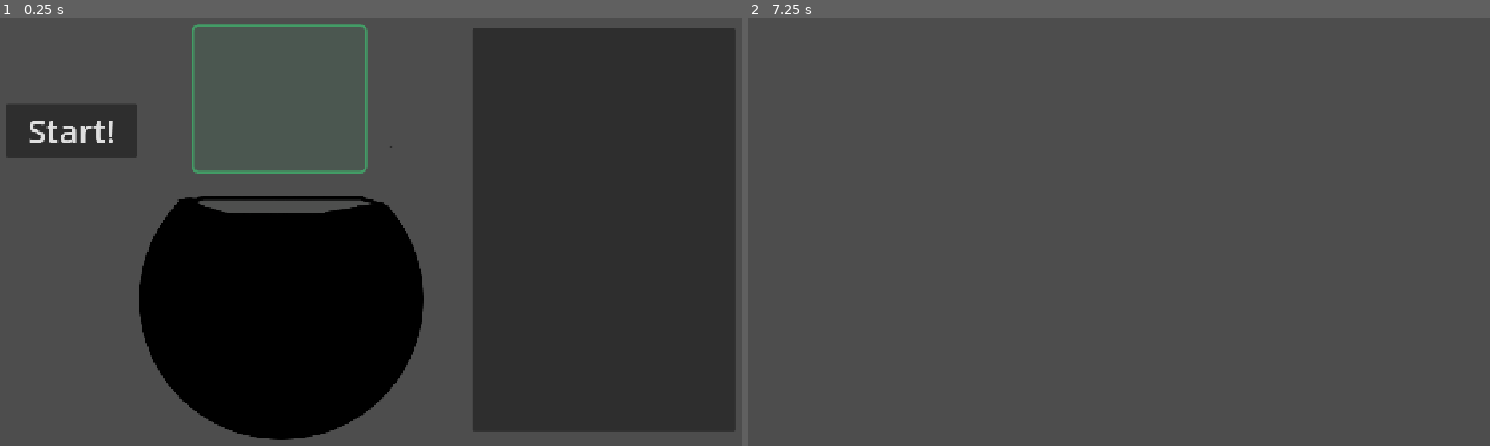
Above: before the commit, frames 1-2 (left to right).
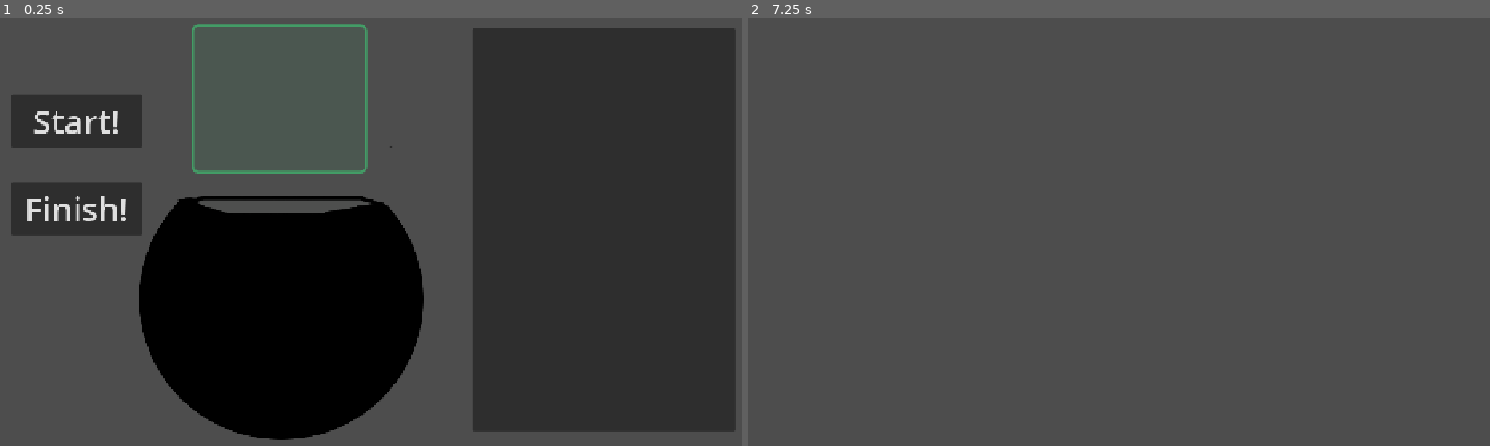
Above: after the commit, the same moments.

Repository: tabew/Project_YongXian
Game: Godot game, scene res://tests/test.tscn
The game is run twice, just before and just after one commit, with the same random seed, the same clock (stepped at 60 frames per second) and the same inputs. This scene is started directly instead of the project's main scene.
Inputs (mouse positions are in pixels of both pictures, inside the frame that each line leads up to):
- Up to frame 1 (0.25 s): no input
- Up to frame 2 (7.25 s): click (822, 210) at 0.5 s, where only the run after the commit has a clickable "Finish!"; click "Start!" at 1.25 s; click "Start!" at 2 s; click (1349, 232) at 2.75 s; tap Enter at 3.5, 5, 6.5 s; move the mouse to (1297, 210) at 3.52 s; hold D (move_right) 3.53-4.25 s; hold E (pickup_item) 3.53-4.25 s; click (1297, 210) at 3.67 s; tap Space at 4.25, 5.75 s; drag from (955, 253) to (1081, 321) at 4.27 s; move the mouse to (1200, 133) at 5.02 s; hold D (move_right) 5.03-5.75 s; hold Q (cycle_weapon) 5.03-5.75 s; click (1200, 133) at 5.17 s; tap E (pickup_item) at 5.3, 6.8 s; drag from (1081, 321) to (881, 163) at 5.77 s; move the mouse to (1356, 300) at 6.52 s; hold A (move_left) from 6.53 s (still down); hold R (regenerate_world) from 6.53 s (still down); click (1356, 300) at 6.67 s; tap B (alchemy_menu) at 7.15 s

The runs differ from the first frame. In frame 1, 3.5% of the frame differs, in the area x 0-20%, y 17-51%; in frame 2, nothing differs.
Error in both runs: Invalid access to property or key 'inventory' on a base object of type 'null instance'. (res://scripts/ui/inventory/bag_ui.gd:22)

Commit message:
炼金系统完成

Diff:
--- a/autoloads/item_list.gd
+++ b/autoloads/item_list.gd
@@ -2,9 +2,6 @@
 
 ##材料注册表
 ##id -> 模板资源。其它脚本要造材料实例时走这里，不要各自 new。
-##结构仿照 alchemical_attribute_list.gd：物品种类一律用 id 判断。
-
-
 
 ##模板清单
 #用资源引用(preload)而不是字符串路径：字符串路径不被导出器跟踪，
@@ -12,24 +9,33 @@
 	preload("res://resources/items/ingredients/herb.tres"),
 	preload("res://resources/items/ingredients/testherb.tres"),
 	preload("res://resources/items/ingredients/stone.tres"),
-	preload("res://resources/items/ingredients/stick.tres")
+	preload("res://resources/items/ingredients/stick.tres"),
+
+	#药水模板始终保持在最后一个
+	preload("res://resources/items/potions/potion_model.tres")
 ]
 
 ##id -> 模板
 var table: Dictionary[int, ItemData] = {}
 
+const POTION_ID_STRAT:int = 300
 
 func _ready() -> void:
 	_build_table()
 
 ##是否注册过该id
 func has_template(id: int) -> bool:
+	if id>=POTION_ID_STRAT:
+		return true
 
 	return table.has(id)
 
 
 ##取模板
 func get_template(id: int) -> ItemData:
+
+	if id >=POTION_ID_STRAT:
+		return table[POTION_ID_STRAT]
 
 	if !table.has(id):
 		push_warning("ItemList: 物品id %d 未注册" % id)
--- a/project.godot
+++ b/project.godot
@@ -80,11 +80,6 @@
 , Object(InputEventKey,"resource_local_to_scene":false,"resource_name":"","device":-1,"window_id":0,"alt_pressed":false …(186 unchanged characters)…
 ]
 }
-pickup_item={
-"deadzone": 0.5,
-"events": [Object(InputEventKey,"resource_local_to_scene":false,"resource_name":"","device":-1,"window_id":0,"alt_pressed":false,"shift_pressed":false,"ctrl_pressed":false,"meta_pressed":false,"pressed":false,"keycode":0,"physical_keycode":69,"key_label":0,"unicode":101,"location":0,"echo":false,"script":null)
-]
-}
 regenerate_world={
 "deadzone": 0.5,
 "events": [Object(InputEventKey,"resource_local_to_scene":false,"resource_name":"","device":-1,"window_id":0,"alt_press …(192 unchanged characters)…
@@ -115,6 +110,11 @@
 "events": [Object(InputEventKey,"resource_local_to_scene":false,"resource_name":"","device":-1,"window_id":0,"alt_press …(191 unchanged characters)…
 ]
 }
+pickup_item={
+"deadzone": 0.5,
+"events": [Object(InputEventKey,"resource_local_to_scene":false,"resource_name":"","device":-1,"window_id":0,"alt_pressed":false,"shift_pressed":false,"ctrl_pressed":false,"meta_pressed":false,"pressed":false,"keycode":0,"physical_keycode":69,"key_label":0,"unicode":101,"location":0,"echo":false,"script":null)
+]
+}
 
 [layer_names]
 
--- a/resources/items/ingredients/stick.tres
+++ b/resources/items/ingredients/stick.tres
@@ -1,15 +1,15 @@
-[gd_resource type="Resource" script_class="IngredientData" load_steps=5 format=3]
+[gd_resource type="Resource" script_class="IngredientData" format=3 uid="uid://d3tftbwgj0hti"]
 
-[ext_resource type="Script" path="res://scripts/items/ingredients/ingredient_data.gd" id="1_data"]
-[ext_resource type="Script" path="res://scripts/alchemical_attribute/alchemical_data.gd" id="2_attribute"]
+[ext_resource type="Script" uid="uid://64jcv2bm81fk" path="res://scripts/items/ingredients/ingredient_data.gd" id="1_data"]
+[ext_resource type="Script" uid="uid://3m2ygi7m8l3t" path="res://scripts/alchemical_attribute/alchemical_data.gd" id="2_attribute"]
+[ext_resource type="Script" uid="uid://dm386uaepk31s" path="res://scripts/physical_attribute/physical_data.gd" id="3_38tcd"]
 [ext_resource type="Resource" path="res://resources/alchemical_attribute/woody.tres" id="3_woody"]
-[ext_resource type="Texture2D" path="res://assets/items/ingredients/stick.png" id="4_icon"]
+[ext_resource type="Texture2D" uid="uid://dqo4mb8xwwoy7" path="res://assets/items/ingredients/stick.png" id="4_icon"]
 
 [resource]
 script = ExtResource("1_data")
 id = 3
 name = "木棍"
 texture = ExtResource("4_icon")
-max_stack = 999
 alchemical_attribute = Array[ExtResource("2_attribute")]([ExtResource("3_woody")])
-item_scene_path = "res://scenes/items/ingredients/stick.tscn"
+item_scene_path = "uid://2jins0go35b2"
--- /dev/null
+++ b/resources/items/potions/potion_model.tres
@@ -0,0 +1,15 @@
+[gd_resource type="Resource" script_class="PotionData" format=3 uid="uid://smgvnaxdv4t0"]
+
+[ext_resource type="Script" uid="uid://3m2ygi7m8l3t" path="res://scripts/alchemical_attribute/alchemical_data.gd" id="1_n78tq"]
+[ext_resource type="Script" uid="uid://dm386uaepk31s" path="res://scripts/physical_attribute/physical_data.gd" id="2_5tjeu"]
+[ext_resource type="Script" uid="uid://bo7jexboonb66" path="res://scripts/items/potions/potion_data.gd" id="3_2y2yk"]
+[ext_resource type="Texture2D" uid="uid://dvka76ih52ueg" path="res://assets/items/potions/potion_default.png" id="4_potion"]
+
+[resource]
+script = ExtResource("3_2y2yk")
+id = 300
+name = "药水"
+texture = ExtResource("4_potion")
+max_stack = 1
+item_scene_path = "uid://b3pw5ub0dbcpo"
+metadata/_custom_type_script = "uid://bo7jexboonb66"
--- a/scenes/alchemy/alchemy.tscn
+++ b/scenes/alchemy/alchemy.tscn
@@ -28,13 +28,23 @@
 [node name="Cauldon" parent="." unique_id=1136608732 instance=ExtResource("1_0gm81")]
 position = Vector2(492, 454)
 
-[node name="Button" type="Button" parent="Cauldon" unique_id=1883543845]
-offset_left = -436.0
-offset_top = -297.0
-offset_right = -226.0
-offset_bottom = -212.0
+[node name="Start" type="Button" parent="Cauldon" unique_id=1883543845]
+offset_left = -428.0
+offset_top = -312.0
+offset_right = -218.0
+offset_bottom = -227.0
+tooltip_text = "开始反应"
 theme_override_font_sizes/font_size = 53
 text = "Start!"
+
+[node name="Finish" type="Button" parent="Cauldon" unique_id=2036524929]
+offset_left = -428.0
+offset_top = -172.0
+offset_right = -218.0
+offset_bottom = -87.0
+tooltip_text = "把锅里反应完的属性装成一瓶药水，放进背包"
+theme_override_font_sizes/font_size = 53
+text = "Finish!"
 
 [node name="AttributesText" parent="Cauldon" unique_id=326303259 instance=ExtResource("2_p2eye")]
 offset_left = -129.0
@@ -71,4 +81,5 @@
 offset_bottom = 681.0
 scale = Vector2(1, 1)
 
-[connection signal="button_up" from="Cauldon/Button" to="Cauldon" method="start_transform"]
+[connection signal="button_up" from="Cauldon/Start" to="Cauldon" method="start_transform"]
+[connection signal="button_up" from="Cauldon/Finish" to="Cauldon" method="finish_transform"]
--- a/scenes/game/game_world.tscn
+++ b/scenes/game/game_world.tscn
@@ -32,13 +32,13 @@
 
 [node name="HUD" parent="GameHUD" unique_id=330524913 instance=ExtResource("4_hud")]
 
+[node name="BottomBagUi" parent="GameHUD" unique_id=69592941 node_paths=PackedStringArray("player") instance=ExtResource("12_nms8r")]
+mouse_filter = 2
+player = NodePath("../../Player")
+
 [node name="BagUi" parent="GameHUD" unique_id=258613748 node_paths=PackedStringArray("player") instance=ExtResource("7_jmprd")]
 visible = false
 player = NodePath("../../Player")
 
 [node name="Alchemy" parent="GameHUD" unique_id=389668861 instance=ExtResource("8_lsk7w")]
 visible = false
-
-[node name="BottomBagUi" parent="GameHUD" unique_id=69592941 node_paths=PackedStringArray("player") instance=ExtResource("12_nms8r")]
-mouse_filter = 2
-player = NodePath("../../Player")
--- a/scenes/items/ingredients/herb.tscn
+++ b/scenes/items/ingredients/herb.tscn
@@ -1,23 +1,16 @@
 [gd_scene format=3 uid="uid://dl5eend37uql3"]
 
-[ext_resource type="Script" uid="uid://dlhtygfs4ler1" path="res://scripts/items/ingredients/herb.gd" id="1_3vjeg"]
+[ext_resource type="Script" uid="uid://dn8rwxlqagowl" path="res://scripts/items/ingredients/material_model.gd" id="1_80wqk"]
 [ext_resource type="Texture2D" uid="uid://cpme3kgbjvlf0" path="res://assets/items/ingredients/herb.png" id="1_cnamo"]
 
-[sub_resource type="CircleShape2D" id="CircleShape2D_wp5od"]
-radius = 30.016663
-
 [node name="Herb" type="RigidBody2D" unique_id=38936394]
-script = ExtResource("1_3vjeg")
+script = ExtResource("1_80wqk")
 metadata/_custom_type_script = "uid://h1ccj3m8c6tl"
 
 [node name="Sprite2D" type="Sprite2D" parent="." unique_id=882047740]
+scale = Vector2(0.667, 0.667)
 texture = ExtResource("1_cnamo")
 
 [node name="CollisionPolygon2D" type="CollisionPolygon2D" parent="." unique_id=1857158992]
+scale = Vector2(0.667, 0.667)
 polygon = PackedVector2Array(-38, -15, -29, -25, -4, -2, 12, -24, 29, -34, 37, -27, 13, -1, 13, 29, 4, 35, -12, 11)
-
-[node name="Area2D" type="Area2D" parent="." unique_id=1303590421]
-
-[node name="CollisionShape2D" type="CollisionShape2D" parent="Area2D" unique_id=330164019]
-position = Vector2(0, -5)
-shape = SubResource("CircleShape2D_wp5od")
--- a/scenes/items/ingredients/stick.tscn
+++ b/scenes/items/ingredients/stick.tscn
@@ -1,20 +1,21 @@
-[gd_scene load_steps=5 format=3]
+[gd_scene format=3 uid="uid://2jins0go35b2"]
 
-[ext_resource type="Script" path="res://scripts/items/ingredients/material_model.gd" id="1_model"]
-[ext_resource type="Texture2D" path="res://assets/items/ingredients/stick.png" id="2_icon"]
+[ext_resource type="Script" uid="uid://dn8rwxlqagowl" path="res://scripts/items/ingredients/material_model.gd" id="1_model"]
+[ext_resource type="Texture2D" uid="uid://dqo4mb8xwwoy7" path="res://assets/items/ingredients/stick.png" id="2_icon"]
 [ext_resource type="Resource" path="res://resources/items/ingredients/stick.tres" id="3_data"]
 
 [sub_resource type="ConvexPolygonShape2D" id="Shape_stick"]
 points = PackedVector2Array(-6, 3, 3, -6, 6, -4, -4, 6)
 
-[node name="StickModel" type="RigidBody2D"]
+[node name="StickModel" type="RigidBody2D" unique_id=1849339654]
 texture_filter = 1
-gravity_scale = 1.0
 script = ExtResource("1_model")
 data = ExtResource("3_data")
 
-[node name="Sprite2D" type="Sprite2D" parent="."]
+[node name="Sprite2D" type="Sprite2D" parent="." unique_id=651495407]
+scale = Vector2(3, 3)
 texture = ExtResource("2_icon")
 
-[node name="CollisionShape2D" type="CollisionShape2D" parent="."]
+[node name="CollisionShape2D" type="CollisionShape2D" parent="." unique_id=114865703]
+scale = Vector2(3, 3)
 shape = SubResource("Shape_stick")
--- a/scenes/items/ingredients/stone.tscn
+++ b/scenes/items/ingredients/stone.tscn
@@ -1,20 +1,21 @@
-[gd_scene load_steps=5 format=3]
+[gd_scene format=3 uid="uid://dawtgequ585u0"]
 
-[ext_resource type="Script" path="res://scripts/items/ingredients/material_model.gd" id="1_model"]
-[ext_resource type="Texture2D" path="res://assets/items/ingredients/stone.png" id="2_icon"]
+[ext_resource type="Script" uid="uid://dn8rwxlqagowl" path="res://scripts/items/ingredients/material_model.gd" id="1_model"]
+[ext_resource type="Texture2D" uid="uid://bka18jvrf0wa8" path="res://assets/items/ingredients/stone.png" id="2_icon"]
 [ext_resource type="Resource" path="res://resources/items/ingredients/stone.tres" id="3_data"]
 
 [sub_resource type="ConvexPolygonShape2D" id="Shape_stone"]
 points = PackedVector2Array(-6, -1, -3, -6, 2, -6, 6, -2, 6, 3, 2, 5, -5, 4)
 
-[node name="StoneModel" type="RigidBody2D"]
+[node name="StoneModel" type="RigidBody2D" unique_id=1265288621]
 texture_filter = 1
-gravity_scale = 1.0
 script = ExtResource("1_model")
 data = ExtResource("3_data")
 
-[node name="Sprite2D" type="Sprite2D" parent="."]
+[node name="Sprite2D" type="Sprite2D" parent="." unique_id=1112087291]
+scale = Vector2(3, 3)
 texture = ExtResource("2_icon")
 
-[node name="CollisionShape2D" type="CollisionShape2D" parent="."]
+[node name="CollisionShape2D" type="CollisionShape2D" parent="." unique_id=32701442]
+scale = Vector2(3, 3)
 shape = SubResource("Shape_stone")
--- a/scenes/items/ingredients/testherb.tscn
+++ b/scenes/items/ingredients/testherb.tscn
@@ -2,22 +2,15 @@
 
 [ext_resource type="Script" uid="uid://h1ccj3m8c6tl" path="res://scripts/items/ingredients/ingredients_model.gd" id="1_5yeiw"]
 [ext_resource type="Texture2D" uid="uid://cpme3kgbjvlf0" path="res://assets/items/ingredients/herb.png" id="2_een07"]
-
-[sub_resource type="CircleShape2D" id="CircleShape2D_eecwg"]
-radius = 30.016663
 
 [node name="Testherb" type="RigidBody2D" unique_id=1982920985]
 script = ExtResource("1_5yeiw")
 metadata/_custom_type_script = "uid://h1ccj3m8c6tl"
 
 [node name="Sprite2D" type="Sprite2D" parent="." unique_id=906606358]
+scale = Vector2(0.667, 0.667)
 texture = ExtResource("2_een07")
 
 [node name="CollisionPolygon2D" type="CollisionPolygon2D" parent="." unique_id=967228184]
+scale = Vector2(0.667, 0.667)
 polygon = PackedVector2Array(-38, -15, -29, -25, -4, -2, 12, -24, 29, -34, 37, -27, 13, -1, 13, 29, 4, 35, -12, 11)
-
-[node name="Area2D" type="Area2D" parent="." unique_id=1154492152]
-
-[node name="CollisionShape2D" type="CollisionShape2D" parent="Area2D" unique_id=2103943526]
-position = Vector2(0, -5)
-shape = SubResource("CircleShape2D_eecwg")
--- /dev/null
+++ b/scenes/items/potions/potion.tscn
@@ -0,0 +1,16 @@
+[gd_scene format=3 uid="uid://b3pw5ub0dbcpo"]
+
+[ext_resource type="Script" uid="uid://dn8rwxlqagowl" path="res://scripts/items/ingredients/material_model.gd" id="1_xt2o6"]
+[ext_resource type="Texture2D" uid="uid://dvka76ih52ueg" path="res://assets/items/potions/potion_default.png" id="2_4im1p"]
+
+[node name="Potion" type="RigidBody2D" unique_id=1273332479]
+script = ExtResource("1_xt2o6")
+metadata/_custom_type_script = "uid://h1ccj3m8c6tl"
+
+[node name="Sprite2D" type="Sprite2D" parent="." unique_id=1165119255]
+scale = Vector2(1.3, 1.3)
+texture = ExtResource("2_4im1p")
+
+[node name="CollisionPolygon2D" type="CollisionPolygon2D" parent="." unique_id=1981045913]
+scale = Vector2(1.3, 1.3)
+polygon = PackedVector2Array(-17, 6, -8, -2, -8, -16, 8, -16, 8, -2, 15, 4, 15, 11, 10, 15, -10, 15)
--- a/scripts/alchemy/alchemy_menu.gd
+++ b/scripts/alchemy/alchemy_menu.gd
@@ -1,5 +1,4 @@
 extends Node2D
-
 
 func _input(event: InputEvent) -> void:
 	if event is InputEventKey:
--- a/scripts/alchemy/cauldon.gd
+++ b/scripts/alchemy/cauldon.gd
@@ -1,7 +1,6 @@
 extends StaticBody2D
 
 @onready var attributes_text:AttributesText = $AttributesText
-@onready var start_button:Button = $Button
 
 ##判断反应是否结束
 var flag:bool = false
@@ -14,19 +13,38 @@
 ##本回合已经被消耗的属性数组
 var has_transform:Array[AlchemicalData]
 
+@export var player:PlayerCharacter
+
+var inventory:Inventory
+
+##只有开始反应过才允许装瓶，
+var has_started:bool = false
+
+func _ready() -> void:
+	#药水要进玩家背包：场景里没连线时按分组找主角，和背包 UI 取主角的方式保持一致
+	if player == null:
+		player = get_tree().get_first_node_in_group("player") as PlayerCharacter
+
+	if player != null:
+		inventory = player.inventory
 
 ##得到材料的所以炼金属性
 func _get_attributes(body: Node2D) -> void:
-	if body is IngredientModel:
+	if body is ItemModel:
 
-		var ingredient_data := (body as IngredientModel).data
+		var ingredient_data := (body as ItemModel).data
 
 		for i in ingredient_data.alchemical_attribute.size():
-			attribute.append(ingredient_data.alchemical_attribute[i])
+			var attr = normalize_level(ingredient_data.alchemical_attribute[i])
 
-			attributes_text.add_text(ingredient_data.alchemical_attribute[i])
+			attribute.append(attr)
+
+			attributes_text.add_text(attr)
 
 		body.queue_free()
+
+		# 投了新料
+		has_started = false
 
 ##坩埚中属性显示更新
 func text_update():
@@ -90,3 +108,45 @@
 
 	flag = false
 	text_update()
+
+
+	has_started = true
+
+##必须已经按过开始，且锅里还有反应完的属性
+func can_finish_transform() -> bool:
+
+	return has_started and !attribute.is_empty()
+
+
+##装瓶
+##药水不可堆叠，每瓶都有自己的id
+func finish_transform() -> PotionData:
+
+	if !can_finish_transform():
+		return null
+
+	if inventory == null:
+		push_warning("Cauldon: 没有拿到玩家背包，药水装瓶失败")
+		return null
+
+	var potion:PotionData = PotionData.create_from_attributes(attribute)
+
+	if potion == null:
+		return null
+
+	inventory.add_item(potion.id,1)
+
+	#装完就清锅：药水已经在背包里了，锅里不该还留着能再装一次的东西
+	attribute.clear()
+	attributes_text.reset()
+	has_started = false
+
+	return potion
+
+##等级归一化
+func normalize_level(attribute:AlchemicalData)->AlchemicalData:
+	if attribute.max_level>0:
+		if attribute.level == 0:
+			attribute.level = 1
+
+	return attribute
--- a/scripts/alchemy/item_drop_zone.gd
+++ b/scripts/alchemy/item_drop_zone.gd
@@ -6,9 +6,6 @@
 func _ready() -> void:
 	spawn_pos = get_parent().get_parent().get_node("SpawnedItems")
 
-# ==============================================================================
-# ↓↓↓↓ item_list 注册表重构段：拖拽载荷只带物品id，实例从注册表取 ↓↓↓↓
-# ==============================================================================
 ##从拖拽载荷里取回物品模板实例
 func _get_dragged_item(data: Variant) -> ItemData:
 
@@ -17,7 +14,7 @@
 
 	var item_id:int = int((data as Dictionary).get("item_id", -1))
 
-	#不是物品载荷(没有id/没注册)就直接当没有，别去注册表问不存在的id
+	#不是物品载荷就直接当没有，别去注册表问不存在的id
 	if item_id < 0 or !ItemListGlobal.has_template(item_id):
 		return null
 
@@ -25,12 +22,11 @@
 
 
 func _can_drop_data(_at_position: Vector2, data: Variant) -> bool:
-	var ingredient := _get_dragged_item(data) as IngredientData
+	var ingredient := _get_dragged_item(data) as ItemData
 
 	if ingredient == null:
 		return false
 
-	# 只检查资源，鼠标拖动期间不要反复创建无人释放的刚体模型。
 	return ingredient.get_item_scene() != null
 
 
@@ -40,10 +36,7 @@
 	if !(data is Dictionary):
 		return
 
-	var ingredient := _get_dragged_item(data) as IngredientData
-# ==============================================================================
-# ↑↑↑↑ item_list 注册表重构段（结束）↑↑↑↑
-# ==============================================================================
+	var ingredient := _get_dragged_item(data) as ItemData
 
 	if ingredient == null:
 		return
--- a/scripts/items/ingredients/herb.gd
+++ /dev/null
@@ -1 +0,0 @@
-extends IngredientModel
--- a/scripts/items/ingredients/ingredients_model.gd
+++ b/scripts/items/ingredients/ingredients_model.gd
@@ -1,9 +1,6 @@
 extends RigidBody2D
 
-class_name IngredientModel
+class_name ItemModel
 ##材料互动脚本
 
 @export var data:ItemData;
-
-func _ready() -> void:
-	add_to_group("ingredients")
--- a/scripts/items/ingredients/material_model.gd
+++ b/scripts/items/ingredients/material_model.gd
@@ -1,12 +1,11 @@
 class_name MaterialModel
-extends IngredientModel
+extends ItemModel
 
 ## 仅供背包拖入炼金界面的刚体模型；世界散落材料使用 GroundPickup。
 @onready var sprite: Sprite2D = $Sprite2D
 
 
 func _ready() -> void:
-	super._ready()
 	if data != null:
 		sprite.texture = data.texture
 	sprite.texture_filter = CanvasItem.TEXTURE_FILTER_NEAREST
--- a/scripts/items/item_data.gd
+++ b/scripts/items/item_data.gd
@@ -27,12 +27,12 @@
 
 	return load(item_scene_path) as PackedScene
 
-func create_model() -> IngredientModel:
+func create_model() -> ItemModel:
 	var scene:PackedScene = get_item_scene()
 	if !scene:
 		return null
 
-	var model :IngredientModel = scene.instantiate() as IngredientModel
+	var model :ItemModel = scene.instantiate() as ItemModel
 	if !model:
 		return null
 
--- /dev/null
+++ b/scripts/items/potions/potion_data.gd
@@ -0,0 +1,68 @@
+extends ItemData
+
+class_name PotionData
+
+##药水数据由坩埚里反应完的属性装瓶而来
+##药水不可堆叠
+
+##药水id的起始值
+const NEW_POTION_ID:int = 300
+
+##药水默认模板的id，配置在 resources/items/potions/potion_model.tres
+const BASE_TEMPLATE_ID:int = 300
+
+
+##本局已经发到哪个药水id了：必须放在静态段，
+##静态的 create_from_attributes 只能碰静态成员，实例方法的计数器在它里面用不了
+static var _next_potion_id:int = NEW_POTION_ID
+
+static func next_potion_id() -> int:
+	var potion_id:int = _next_potion_id
+	_next_potion_id += 1
+
+	return potion_id
+
+
+##把坩埚里反应完的属性装成一瓶药水，并登记进 ItemListGlobal。
+##attributes 为空或药水模板缺失时返回 null，调用方不要往背包里塞半成品。
+static func create_from_attributes(attributes: Array[AlchemicalData]) -> PotionData:
+
+	if attributes == null or attributes.is_empty():
+		return null
+
+	#模板走注册表：造实例统一从这里拿，不要各自 new
+	var item_list:Node = _item_list()
+
+	if item_list == null:
+		return null
+
+	var base:ItemData = item_list.get_template(BASE_TEMPLATE_ID)
+
+	if base == null or !(base is PotionData):
+		return null
+
+	var potion:PotionData = (base as PotionData).duplicate() as PotionData
+
+	#属性各自复制一份，药水不跟着材料模板走
+	potion.alchemical_attribute.clear()
+
+	for attribute:AlchemicalData in attributes:
+		if attribute == null:
+			continue
+
+		potion.alchemical_attribute.append(attribute.duplicate())
+
+	potion.id = next_potion_id()
+
+	return potion
+
+
+##取自动加载的物品注册表。
+##药水脚本里再用自动加载名会绕成编译期循环引用，只能在运行期按节点取。
+static func _item_list() -> Node:
+	var tree:SceneTree = Engine.get_main_loop() as SceneTree
+
+	if tree == null or tree.root == null:
+		return null
+
+	return tree.root.get_node_or_null("ItemListGlobal")
--- a/scripts/ui/inventory/bag_ui.gd
+++ b/scripts/ui/inventory/bag_ui.gd
@@ -88,6 +88,7 @@
 		if Input.is_action_just_pressed("open_inventory"):
 			visible = !visible
 			_input_update()
+			return
 
 		if Input.is_action_just_pressed("alchemy_menu"):
 			visible = false
--- a/scripts/ui/inventory/bottom_bag_ui.gd
+++ b/scripts/ui/inventory/bottom_bag_ui.gd
@@ -92,3 +92,7 @@
 	if event is InputEventKey:
 		if Input.is_action_just_pressed("alchemy_menu"):
 			visible = !visible
+			return
+
+		if Input.is_action_just_pressed("open_inventory")&&visible == false:
+				visible = true
Binary file added: assets/items/potions/potion_default.png
Not shown, added: assets/items/potions/potion_default.png.import
Not shown, removed: scripts/items/ingredients/herb.gd.uid
Not shown, added: scripts/items/potions/potion_data.gd.uid
